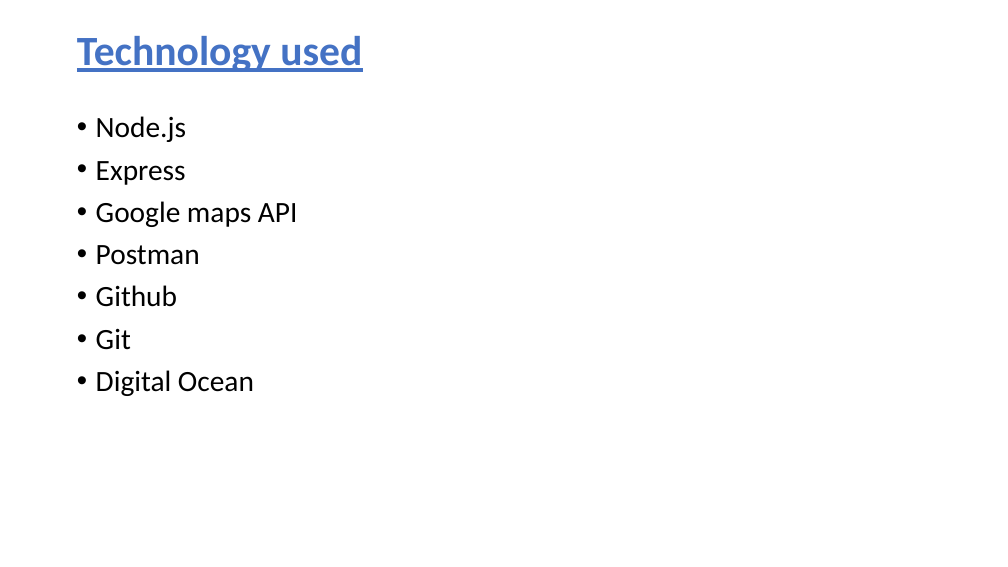
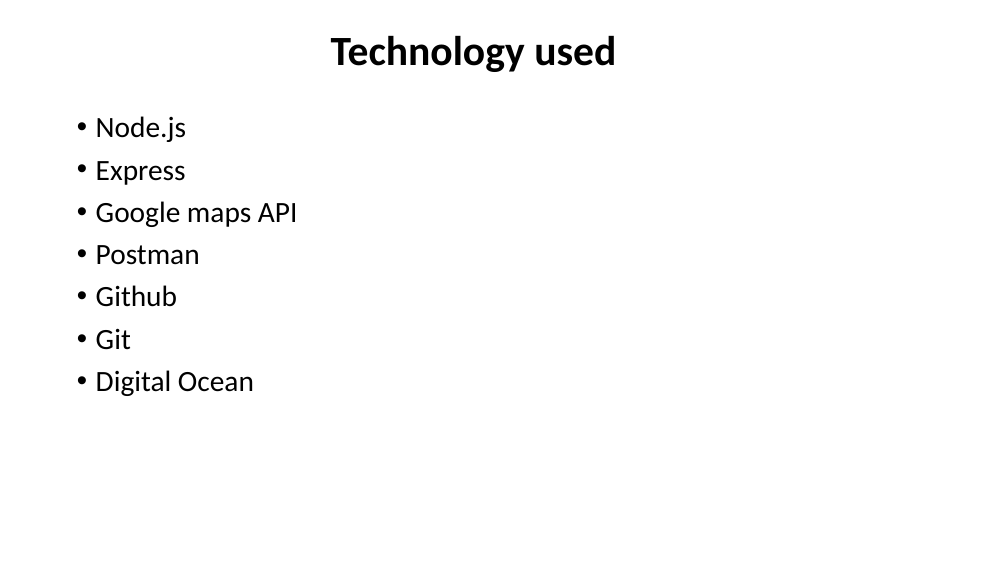
Before and after one commit to thakurshilpa/Places, a slide deck: slide 5 of doc/nearby_location.pptx. Drawn at 1008x567 pixels with LibreOffice and Linux fonts; fonts in the diff are those of the drawing. Boxes give left, top, right and bottom in pixels: in the first picture for what was removed or moved away, otherwise in the second. Text is boxed around its words. In the diff, an @@ line names an element or a change of style, - is before the commit and + after.

Commit message:
formatting

```diff
--- a/doc/nearby_location.pptx
+++ b/doc/nearby_location.pptx
@@ title "Technology used" at [331, 35, 616, 72]: text colour #4472C4 to #000000, underline off @@
```
Also in this commit, not shown: 10 other slides changed.
